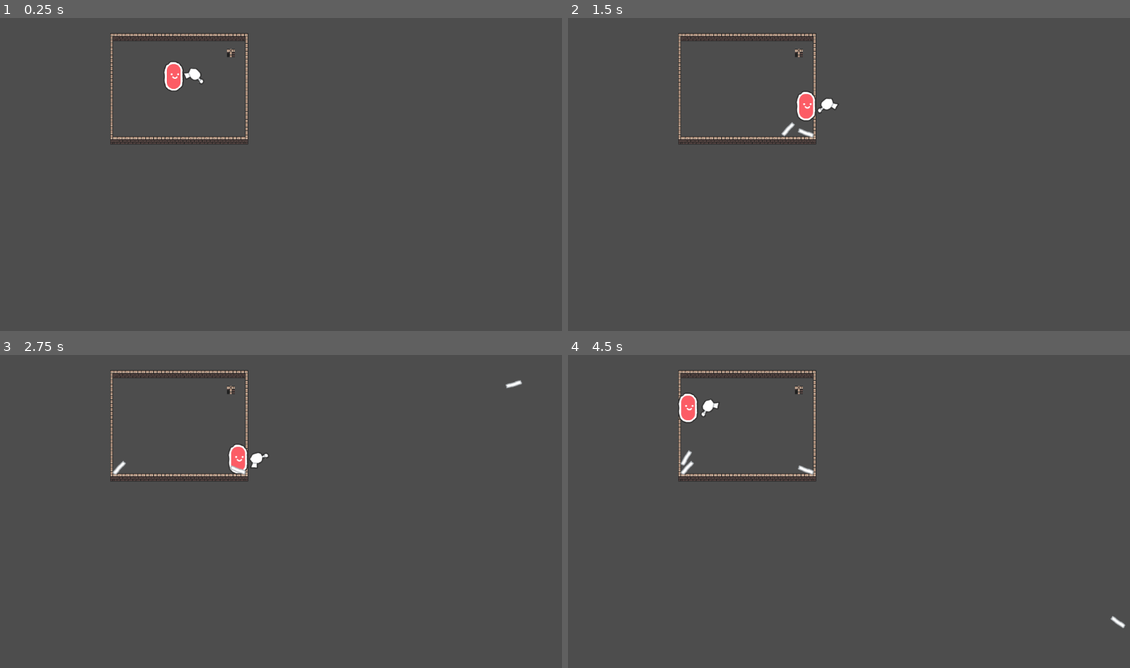
Above: before the commit, frames 1-4 (two rows, left to right).
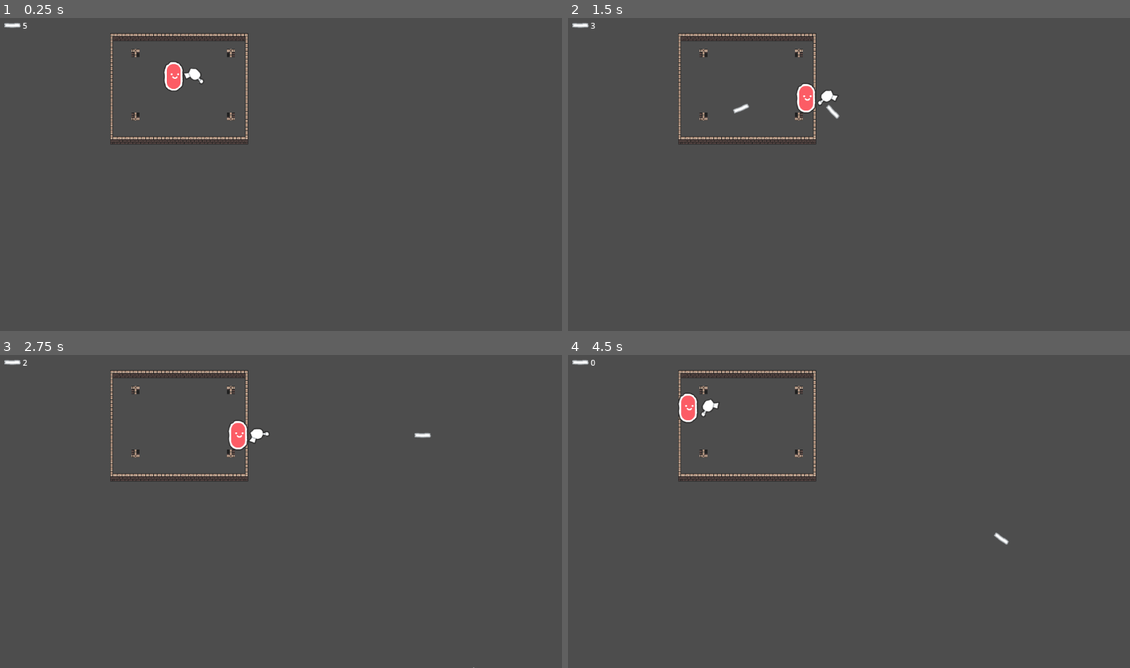
Above: after the commit, the same moments.

Repository: darovidu/godot_game
Game: Godot game, scene res://world.tscn
The game is run twice, just before and just after one commit, with the same random seed, the same clock (stepped at 60 frames per second) and the same inputs.
Inputs (mouse positions are in pixels of both pictures, inside the frame that each line leads up to):
- Up to frame 1 (0.25 s): no input
- Up to frame 2 (1.5 s): tap Enter at 0.5 s; move the mouse to (978, 152) at 0.52 s; hold D (right) 0.53-1.28 s; click (978, 152) at 0.6 s; move the mouse to (736, 187) at 1.27 s; hold S (down) from 1.28 s (still down); click (736, 187) at 1.35 s
- Up to frame 3 (2.75 s): move the mouse to (337, 436) at 2.02 s; release S (down) at 2.03 s; hold D (right) from 2.03 s (still down); click (337, 436) at 2.1 s
- Up to frame 4 (4.5 s): move the mouse to (820, 570) at 2.77 s; release D (right) at 2.78 s; hold W (up) 2.78-3.53 s; click (820, 570) at 2.85 s; move the mouse to (1023, 555) at 3.52 s; hold A (left) from 3.53 s (still down); click (1023, 555) at 3.6 s; move the mouse to (680, 458) at 4.27 s; click (680, 458) at 4.35 s

The runs differ from the first frame. In frame 1, 0.1% of the frame differs, in the area x 0-42%, y 1-33%; in frame 2, 0.7%; in frame 3, 0.9%, in the area x 0-93%, y 1-100%; in frame 4, 0.4%.

Commit message:
Añadido la UI

Diff:
--- a/bullet.gd
+++ b/bullet.gd
@@ -2,18 +2,19 @@
 
 
 var direction = Vector2.ZERO
-var speed = 50000
-var bounce = 0
+var speed = 500
+var bounce
 
 
+func _ready() -> void:
+	velocity = direction * speed
+
 func _physics_process(delta: float) -> void:
-	velocity = direction * speed * delta
-	move_and_slide()
-	if get_slide_collision_count() >= 1:
-		var collision = get_slide_collision(0)
-		if collision != null:
-			print("collision")
-			if bounce > 0:
-				velocity = velocity.bounce(collision.get_normal())
-			else:
-				queue_free()
+	var collision_info = move_and_collide(velocity * delta)
+	if collision_info:
+		if bounce > 0:
+			velocity = velocity.bounce(collision_info.get_normal())
+			rotation = velocity.angle()
+			bounce -= 1
+		else:
+			queue_free()
--- a/global.gd
+++ b/global.gd
@@ -1,4 +1,4 @@
-extends Node
+extends Node2D
 
 
 var bullets = 5
--- a/player.gd
+++ b/player.gd
@@ -4,16 +4,18 @@
 const SPEED = 300.0
 
 @onready var Bullet = preload("res://bullet.tscn")
+@onready var Ui = preload("res://ui.tscn")
 @onready var gun = $Gun
 @onready var marker = $Gun/Marker2D
 @onready var sprite: Sprite2D = $Sprite2D
 
 var direction = Vector2.ZERO
+var cooldown = true
 
 
 func _physics_process(delta: float) -> void:
 	get_input()
-	if Input.is_action_just_pressed("shoot"):
+	if Input.is_action_just_pressed("shoot") and Global.bullets > 0 and cooldown == false:
 		shoot()
 	print(direction.x)
 	#if direction.x == 1:
@@ -44,3 +46,10 @@
 	bullet.rotation = direction_mouse.angle()
 	bullet.bounce = 5
 	get_tree().root.add_child(bullet)
+	Global.bullets -= 1
+	cooldown = true
+	$Timer.start()
+
+
+func _on_timer_timeout() -> void:
+	cooldown = false
--- a/player.tscn
+++ b/player.tscn
@@ -1,8 +1,9 @@
-[gd_scene load_steps=5 format=3 uid="uid://tdyrvyujfbgd"]
+[gd_scene load_steps=6 format=3 uid="uid://tdyrvyujfbgd"]
 
 [ext_resource type="Script" path="res://player.gd" id="1_63i78"]
 [ext_resource type="Texture2D" uid="uid://c4xj7ep4vr33k" path="res://Assets/PNG/Default/character_roundRed.png" id="1_ky6yi"]
 [ext_resource type="Texture2D" uid="uid://djjy1ng0p553i" path="res://Assets/PNG/Default/item_blaster.png" id="3_td4ci"]
+[ext_resource type="PackedScene" uid="uid://cvyyyeq380w6" path="res://ui.tscn" id="4_cmkhx"]
 
 [sub_resource type="RectangleShape2D" id="RectangleShape2D_56kyx"]
 size = Vector2(28, 57)
@@ -26,3 +27,12 @@
 
 [node name="Marker2D" type="Marker2D" parent="Gun"]
 position = Vector2(22, -3)
+
+[node name="UI" parent="." instance=ExtResource("4_cmkhx")]
+
+[node name="Timer" type="Timer" parent="."]
+wait_time = 0.5
+one_shot = true
+autostart = true
+
+[connection signal="timeout" from="Timer" to="." method="_on_timer_timeout"]
--- a/project.godot
+++ b/project.godot
@@ -14,6 +14,10 @@
 run/main_scene="res://world.tscn"
 config/features=PackedStringArray("4.3", "Forward Plus")
 config/icon="res://icon.svg"
+
+[autoload]
+
+Global="*res://global.gd"
 
 [input]
 
--- /dev/null
+++ b/ui.gd
@@ -0,0 +1,5 @@
+extends CanvasLayer
+
+
+func _physics_process(delta: float) -> void:
+	$Label.text = str(Global.bullets)
--- a/ui.tscn
+++ b/ui.tscn
@@ -1,8 +1,10 @@
-[gd_scene load_steps=2 format=3 uid="uid://cvyyyeq380w6"]
+[gd_scene load_steps=3 format=3 uid="uid://cvyyyeq380w6"]
 
+[ext_resource type="Script" path="res://ui.gd" id="1_nsw0f"]
 [ext_resource type="Texture2D" uid="uid://e5mi4lwomwst" path="res://Assets/PNG/Default/effect_shot.png" id="1_sp7mb"]
 
 [node name="UI" type="CanvasLayer"]
+script = ExtResource("1_nsw0f")
 
 [node name="TextureRect" type="TextureRect" parent="."]
 offset_right = 40.0
@@ -14,3 +16,4 @@
 offset_top = 21.0
 offset_right = 93.0
 offset_bottom = 44.0
+text = "0"
--- a/world.tscn
+++ b/world.tscn
@@ -699,7 +699,7 @@
 [node name="world" type="Node2D"]
 
 [node name="TileMapLayer" type="TileMapLayer" parent="."]
-tile_map_data = PackedByteArray("AAAOAAQAAQAAAAEAAAAOAAUAAQA …(912 unchanged characters)… CAAMAAAAeAAMAAQACAAMAAAAdAAUAAQAJAAEAAAA=")
+tile_map_data = PackedByteArray("AAAOAAQAAQAAAAEAAAAOAAUAAQA …(912 unchanged characters)… CAAMAAAAeAAMAAQACAAMAAAAdAAUAAQAJAAEAAAARAAUAAQAJAAEAABAdAA0AAQAJAAEAACARAA0AAQAJAAEAADA=")
 tile_set = SubResource("TileSet_0h5fq")
 
 [node name="Player" parent="." instance=ExtResource("3_ixdkb")]
